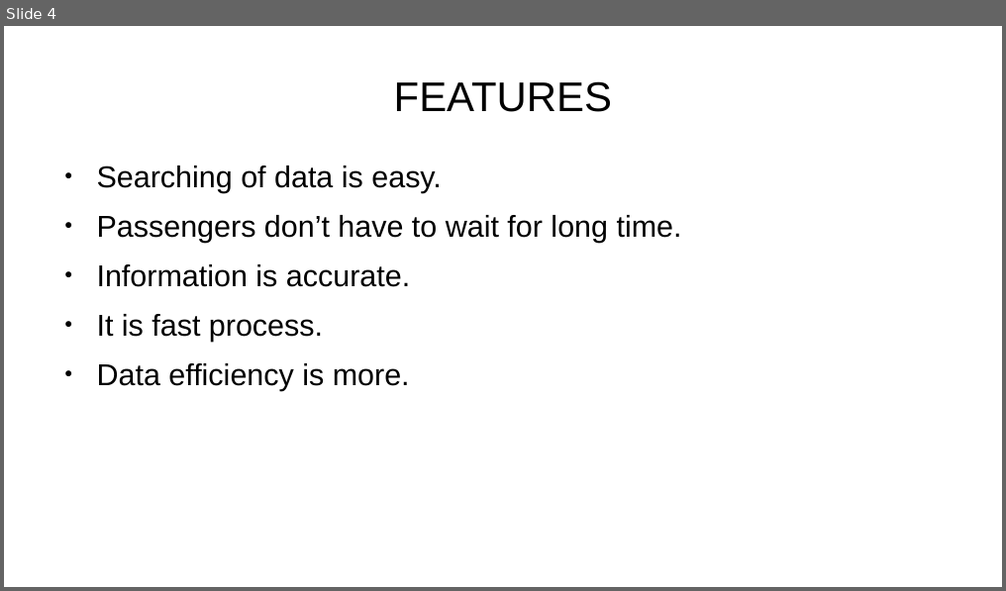
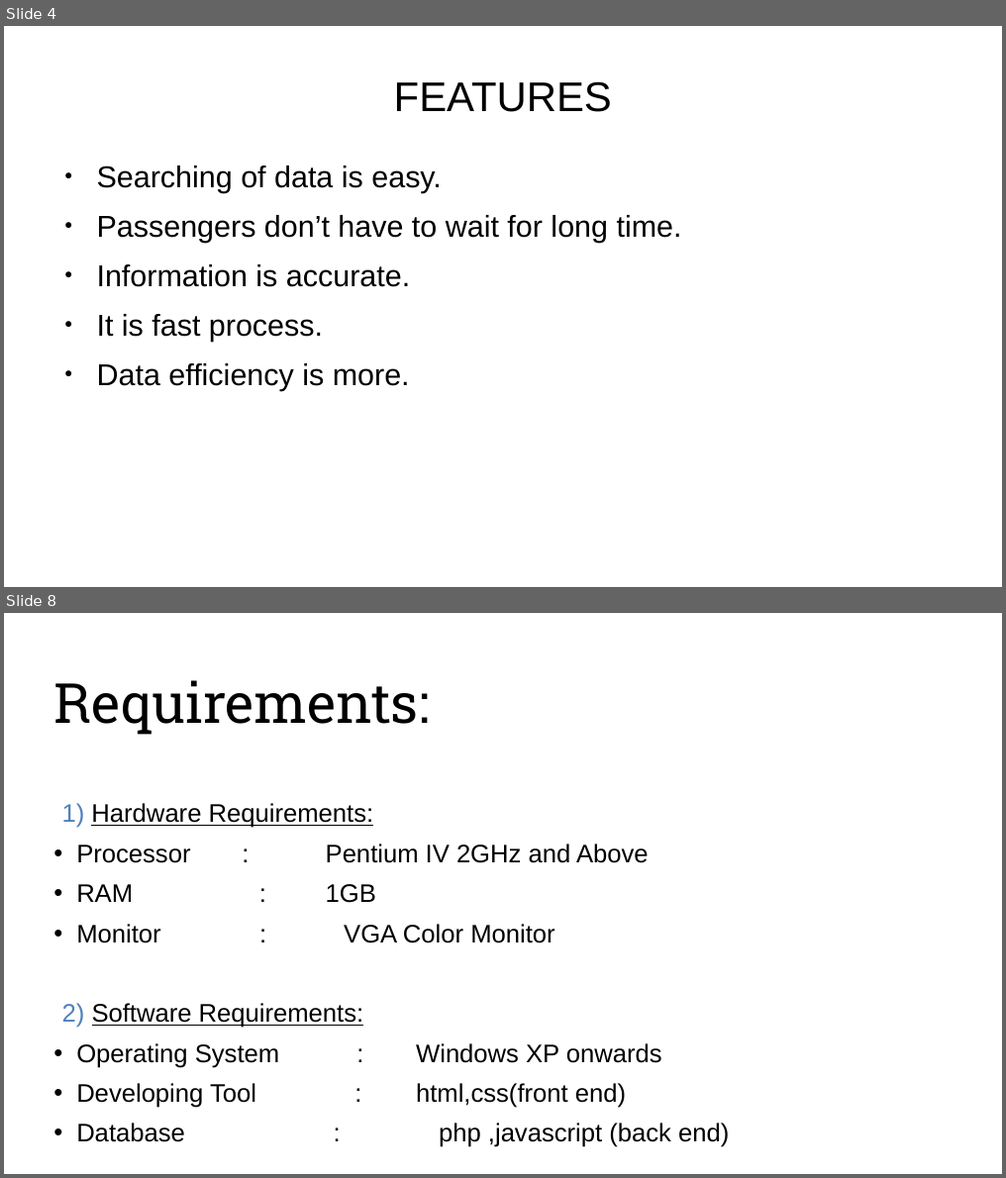
Before and after one commit to nahidulislamshakin/Railway-Reservation-System, a slide deck: Railway Reservatin System.pptx. Shown one above the other, each under a label of ours: slide 4 before the commit, slides 4 and 8 after it; the slides between them are not shown. The pictures are 1006x591 and 1006x1178 pixels, drawn with LibreOffice and Linux fonts; fonts in the diff are those of the drawing; background and template pictures are left out. Boxes give left, top, right and bottom in pixels: in the first picture for what was removed or moved away, otherwise in the second. Text is boxed around its words. In the diff, an @@ line names an element or a change of style, - is before the commit and + after.

```diff
--- a/Railway Reservatin System.pptx
+++ b/Railway Reservatin System.pptx
@@ slide 8 added at box(4, 613, 1002, 1174), background picture (left out) @@
@@ title added at box(54, 680, 430, 735), 44 pt, text #000000 @@
+Requirements:
@@ text added at box(62, 803, 729, 1148), 20.2 pt, text #000000 @@
+1) Hardware Requirements:
+• Processor : Pentium IV 2GHz and Above
+• RAM : 1GB
+• Monitor : VGA Color Monitor
+2) Software Requirements:
+• Operating System : Windows XP onwards
+• Developing Tool : html,css(front end)
+• Database : php ,javascript (back end)
```
Also in this commit, not shown: 3 slides changed, 8 other slides added, 5 slides removed, 1 other file.
